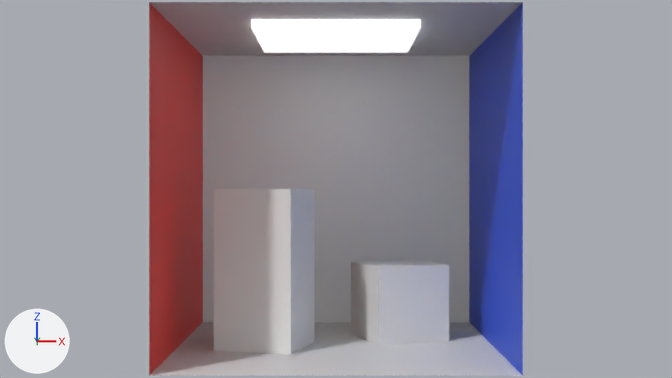
The Blender file media/cornell_box_gltf.blend: old version first, new version second.
Camera for both pictures: the file's camera 'Camera'. Arrows for +X, +Y and +Z are at lower left; the lights stay in place.
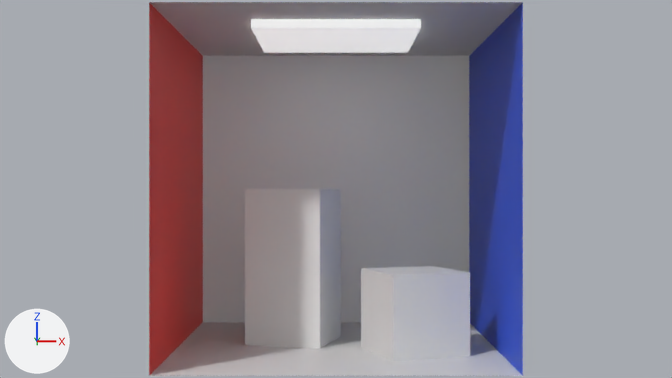
The edits, one by one:
In material 'LightMaterial' (mat_lightmaterial), emission_color is now set to (0.6, 0.6, 0.6), light grey #cbcbcb.
Object 'BigBox' (ob_bigbox) moves from (-0.449, -0.055, 0.0) to (-0.276, 0.158, 0.0).
Object 'Cube.001' (ob_cube_001) moves from (0.423, 0.28, 0.0) to (0.48, -0.273, 0.0).

Pixel boxes [x1, y1, x2, y2] of what changed, in the pictures (672 x 378 px):
'BigBox', moved
    before: [214, 189, 314, 355]
    after: [245, 189, 341, 349]
'Cube.001', moved
    before: [351, 260, 449, 346]
    after: [361, 266, 470, 362]
'LightPlane', recoloured
    both: [251, 19, 421, 53]
